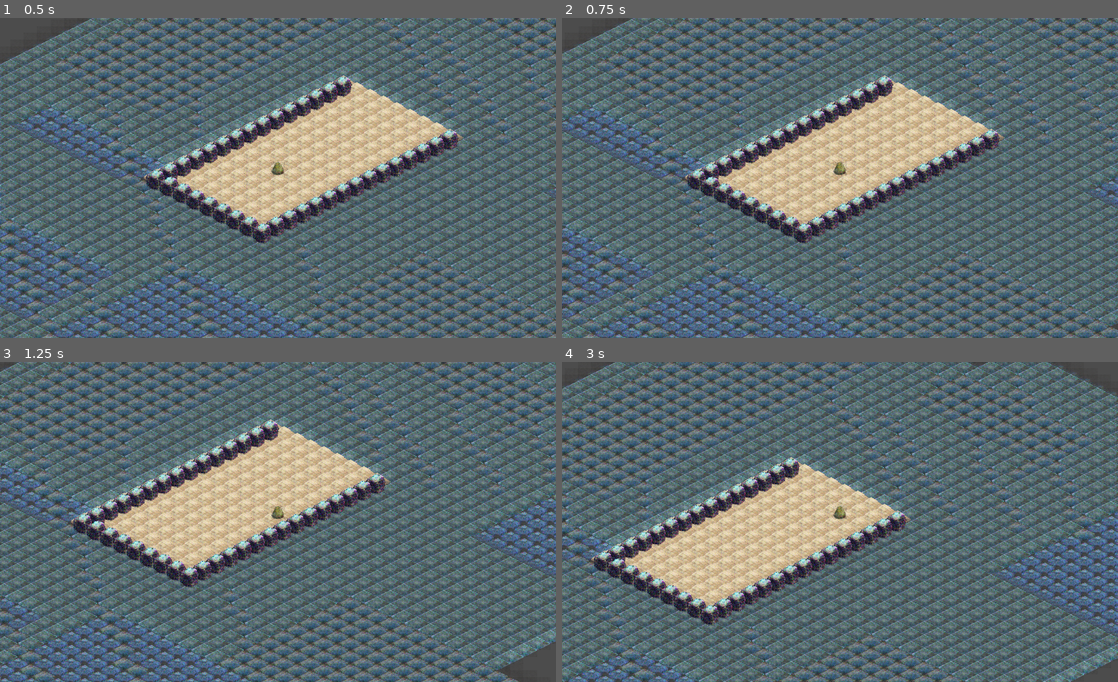
Above: before the commit, frames 1-4 (two rows, left to right).
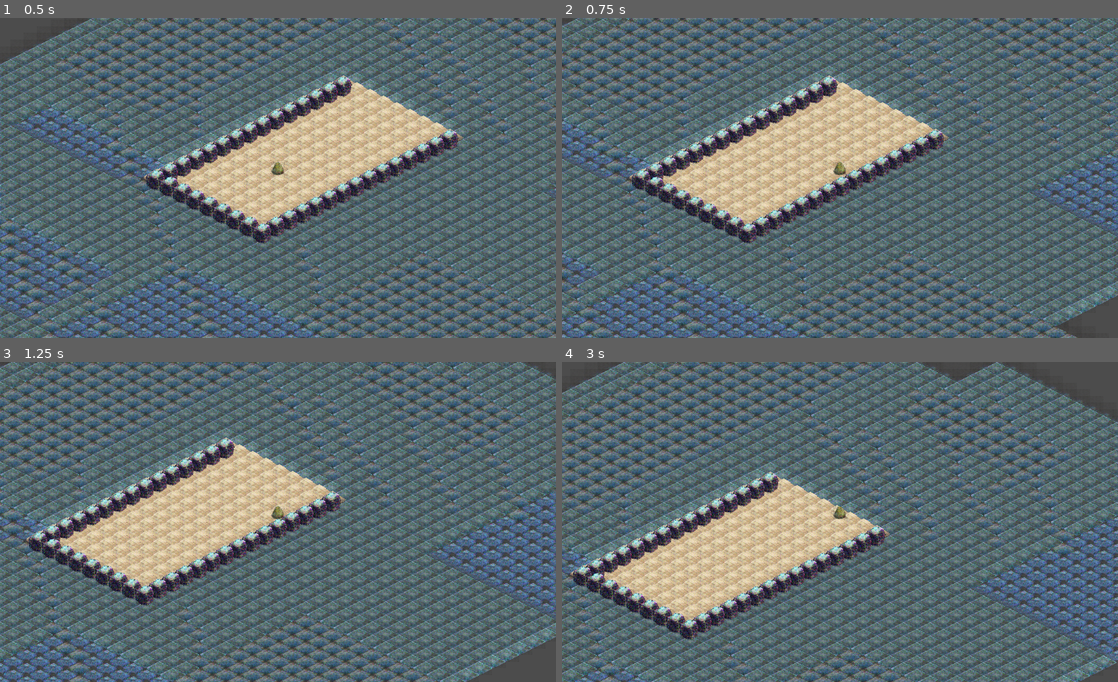
Above: after the commit, the same moments.

Repository: django-games/cgj2021
Game: Godot game, scene res://src/Levels/LevelTemplate.tscn
Two runs of this game, one before a commit and one after it. Both use one fixed random seed, a clock stepped at 60 frames per second and the inputs below.
Inputs:
- Up to frame 1 (0.5 s): no input
- Up to frame 2 (0.75 s): tap Enter at 0.5 s; hold Right (ui_right) from 0.53 s (still down); tap Shift (ui_dash, bound only after the commit) at 0.6 s
- Up to frame 3 (1.25 s): keep holding Right (ui_right)
- Up to frame 4 (3 s): release Right (ui_right) at 1.28 s; hold Down (ui_down) 1.28-2.03 s; tap Shift (ui_dash, bound only after the commit) at 1.35, 2.1, 2.85 s; hold Right (ui_right) 2.03-2.78 s; hold Up (ui_up) from 2.78 s (still down)

Frame 1 is identical in both runs. In frame 2, 67% of the frame differs, in the area x 0-100%, y 0-100%; in frame 3, 74%; in frame 4, 73%.

Commit message:
Add dash movement for 0.125 seconds

Diff:
--- a/project/project.godot
+++ b/project/project.godot
@@ -25,6 +25,42 @@
 window/size/height=768
 window/stretch/mode="2d"
 
+[input]
+
+ui_left={
+"deadzone": 0.5,
+"events": [ Object(InputEventKey,"resource_local_to_scene":false,"resource_name":"","device":0,"alt":false,"shift":false,"control":false,"meta":false,"command":false,"pressed":false,"scancode":16777231,"unicode":0,"echo":false,"script":null)
+, Object(InputEventJoypadButton,"resource_local_to_scene":false,"resource_name":"","device":0,"button_index":14,"pressure":0.0,"pressed":false,"script":null)
+, Object(InputEventKey,"resource_local_to_scene":false,"resource_name":"","device":0,"alt":false,"shift":false,"control":false,"meta":false,"command":false,"pressed":false,"scancode":65,"unicode":0,"echo":false,"script":null)
+ ]
+}
+ui_right={
+"deadzone": 0.5,
+"events": [ Object(InputEventKey,"resource_local_to_scene":false,"resource_name":"","device":0,"alt":false,"shift":false,"control":false,"meta":false,"command":false,"pressed":false,"scancode":16777233,"unicode":0,"echo":false,"script":null)
+, Object(InputEventJoypadButton,"resource_local_to_scene":false,"resource_name":"","device":0,"button_index":15,"pressure":0.0,"pressed":false,"script":null)
+, Object(InputEventKey,"resource_local_to_scene":false,"resource_name":"","device":0,"alt":false,"shift":false,"control":false,"meta":false,"command":false,"pressed":false,"scancode":68,"unicode":0,"echo":false,"script":null)
+ ]
+}
+ui_up={
+"deadzone": 0.5,
+"events": [ Object(InputEventKey,"resource_local_to_scene":false,"resource_name":"","device":0,"alt":false,"shift":false,"control":false,"meta":false,"command":false,"pressed":false,"scancode":16777232,"unicode":0,"echo":false,"script":null)
+, Object(InputEventJoypadButton,"resource_local_to_scene":false,"resource_name":"","device":0,"button_index":12,"pressure":0.0,"pressed":false,"script":null)
+, Object(InputEventKey,"resource_local_to_scene":false,"resource_name":"","device":0,"alt":false,"shift":false,"control":false,"meta":false,"command":false,"pressed":false,"scancode":87,"unicode":0,"echo":false,"script":null)
+ ]
+}
+ui_down={
+"deadzone": 0.5,
+"events": [ Object(InputEventKey,"resource_local_to_scene":false,"resource_name":"","device":0,"alt":false,"shift":false,"control":false,"meta":false,"command":false,"pressed":false,"scancode":16777234,"unicode":0,"echo":false,"script":null)
+, Object(InputEventJoypadButton,"resource_local_to_scene":false,"resource_name":"","device":0,"button_index":13,"pressure":0.0,"pressed":false,"script":null)
+, Object(InputEventKey,"resource_local_to_scene":false,"resource_name":"","device":0,"alt":false,"shift":false,"control":false,"meta":false,"command":false,"pressed":false,"scancode":83,"unicode":0,"echo":false,"script":null)
+ ]
+}
+ui_dash={
+"deadzone": 0.5,
+"events": [ Object(InputEventKey,"resource_local_to_scene":false,"resource_name":"","device":0,"alt":false,"shift":false,"control":false,"meta":false,"command":false,"pressed":false,"scancode":16777237,"unicode":0,"echo":false,"script":null)
+ ]
+}
+
 [layer_names]
 
 2d_physics/layer_1="Player"
--- a/project/src/Actors/Player.gd
+++ b/project/src/Actors/Player.gd
@@ -13,8 +13,15 @@
 		velocity.y += 1
 	if Input.is_action_pressed('ui_up'):
 		velocity.y -= 1
+	if Input.is_action_just_pressed('ui_dash'):
+		speed *= 5.0
+		$DashTimer.start()
 	velocity = velocity.normalized() * speed
 
 func _physics_process(delta):
 	get_input()
 	velocity = move_and_slide(velocity)
+
+
+func _on_DashTimer_timeout():
+	speed /= 5.0
--- a/project/src/Actors/Player.tscn
+++ b/project/src/Actors/Player.tscn
@@ -20,3 +20,8 @@
 
 [node name="Camera2D" type="Camera2D" parent="."]
 current = true
+
+[node name="DashTimer" type="Timer" parent="."]
+wait_time = 0.125
+one_shot = true
+[connection signal="timeout" from="DashTimer" to="." method="_on_DashTimer_timeout"]
Not shown: 7 places in project/src/Levels/LevelTemplate.tscn that only renumber resources
